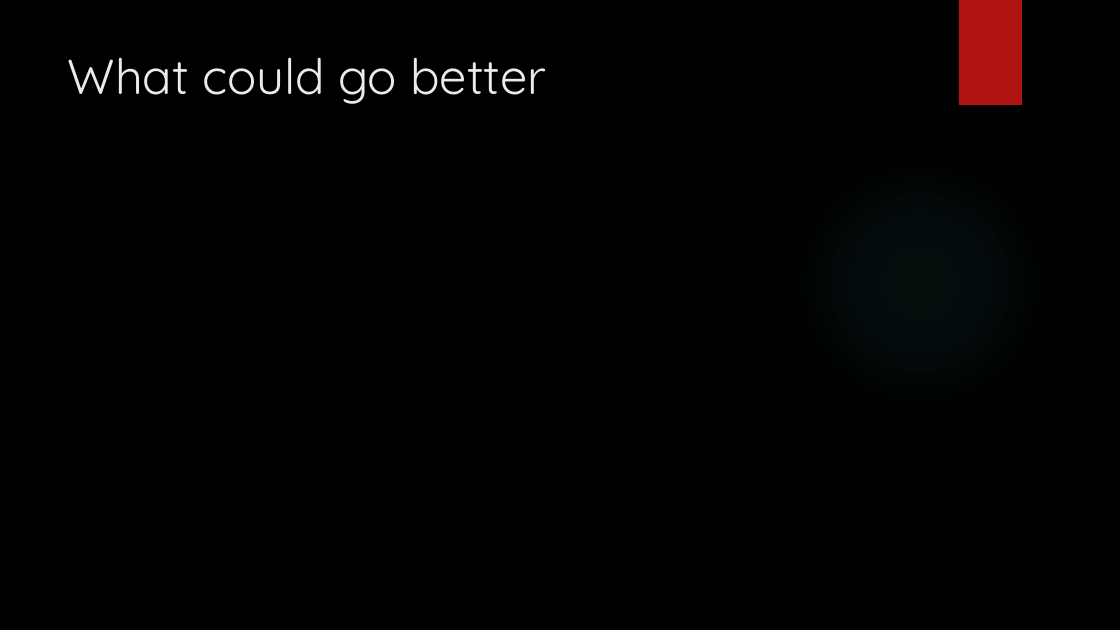
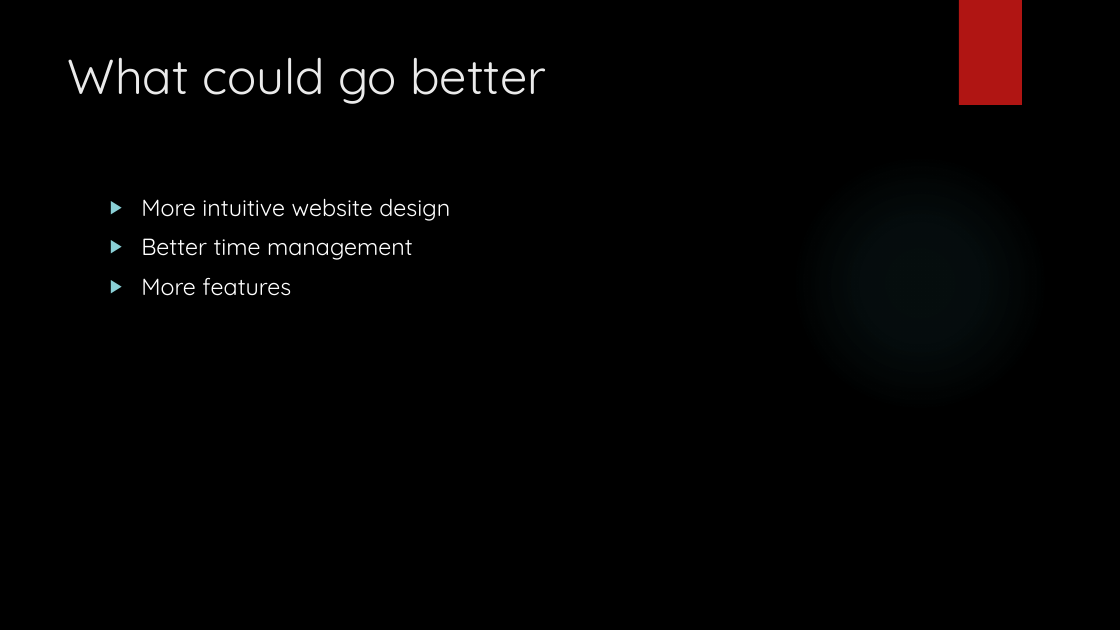
Before and after one commit to EkowTheGreat/QACstuff, a slide deck: slide 8 of SoloProj/Presentation.pptx. Drawn at 1120x630 pixels with LibreOffice and Linux fonts; fonts in the diff are those of the drawing; background and template pictures are left out. Boxes give left, top, right and bottom in pixels: in the first picture for what was removed or moved away, otherwise in the second. Text is boxed around its words. In the diff, an @@ line names an element or a change of style, - is before the commit and + after.

```diff
--- a/SoloProj/Presentation.pptx
+++ b/SoloProj/Presentation.pptx
@@ text added at (141, 199, 450, 296), 20 pt, text #FFFFFF @@
+▶ More intuitive website design
+▶ Better time management
+▶ More features
```
Also in this commit, not shown: 5 other slides changed, 7 slides added, 5 slides removed.
